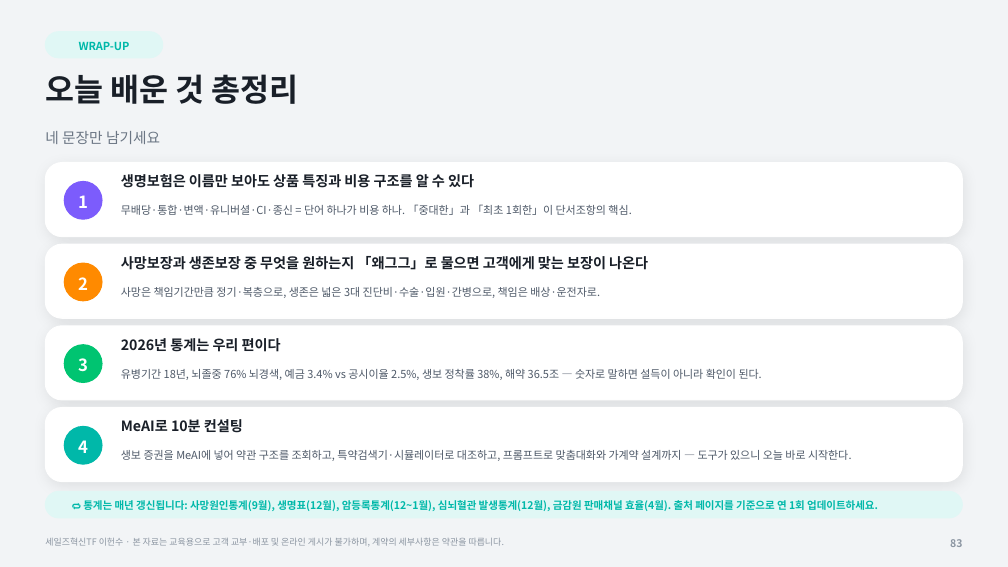
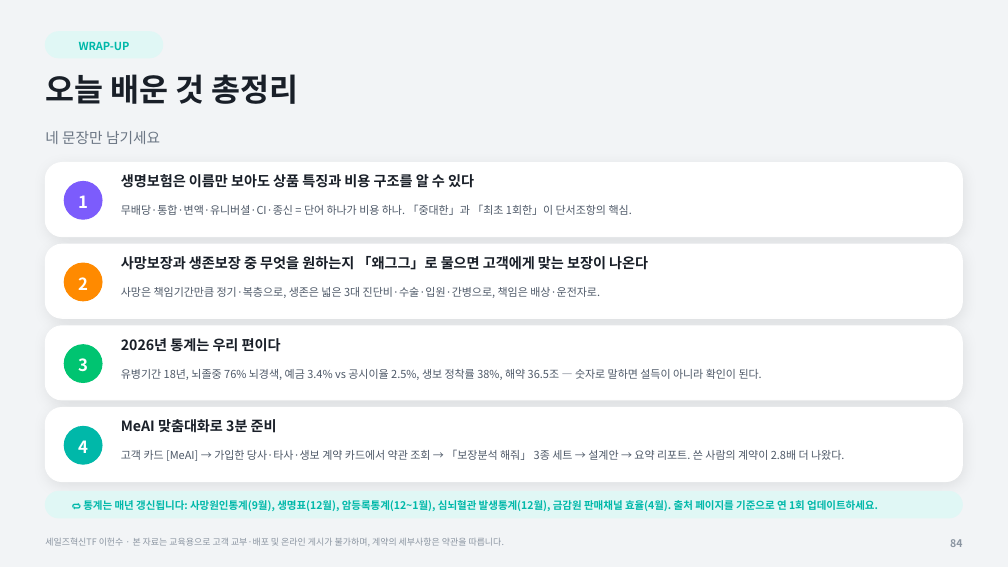
Before and after one commit to hunx11-sys/MeAI, a slide deck: slide 84 of docs/생명보험파헤치기2026/생명보험_파헤치기_2026_교안_편집형.pptx (slide 83 before the commit). Drawn at 1008x567 pixels with LibreOffice and Linux fonts; fonts in the diff are those of the drawing. Boxes give left, top, right and bottom in pixels: in the first picture for what was removed or moved away, otherwise in the second. Text is boxed around its words. In the diff, an @@ line names an element or a change of style, - is before the commit and + after.

```diff
--- a/docs/생명보험파헤치기2026/생명보험_파헤치기_2026_교안_편집형.pptx
+++ b/docs/생명보험파헤치기2026/생명보험_파헤치기_2026_교안_편집형.pptx
@@ text at bbox=[121, 419, 277, 433]: text changed @@
-MeAI로 10분 컨설팅
+MeAI 맞춤대화로 3분 준비
@@ text at bbox=[121, 449, 844, 461]: text changed @@
-생보 증권을 MeAI에 넣어 약관 구조를 조회하고, 특약검색기·시뮬레이터로 대조하고, 프롬프트로 맞춤대화와 가계약 설계까지 — 도구가 있으니 오늘 바로 시작한다.
+고객 카드 [MeAI] → 가입한 당사·타사·생보 계약 카드에서 약관 조회 → 「보장분석 해줘」 3종 세트 → 설계안 → 요약 리포트. 쓴 사람의 계약이 2.8배 더 나왔다.
@@ text at bbox=[950, 539, 962, 547]: text changed @@
-83
+84
```
Also in this commit, not shown: 8 other slides changed, 3 slides added, 2 slides removed, 6 other files.
